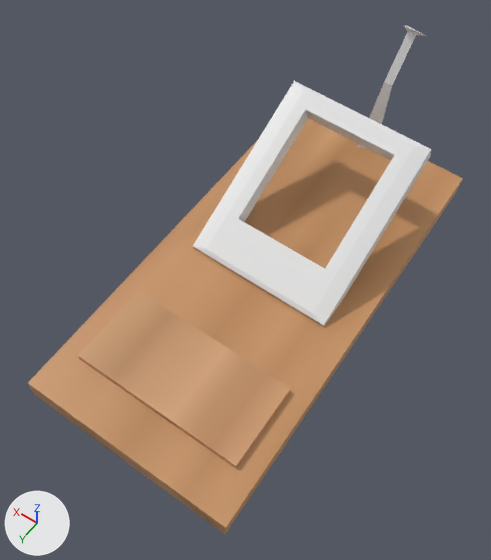
Renders of the Blender file TableWorld/Assets/Models/mousetrap.blend from each side of a commit.
Before and after are seen from a 50 mm camera at (-1.01, 1.59, 2.48) aimed at (0.02, 0.16, 0.23). The lights are fixed; the arrows at lower left show +X, +Y and +Z.

Names of what the first picture shows: 'mousetrap', 'trap'.
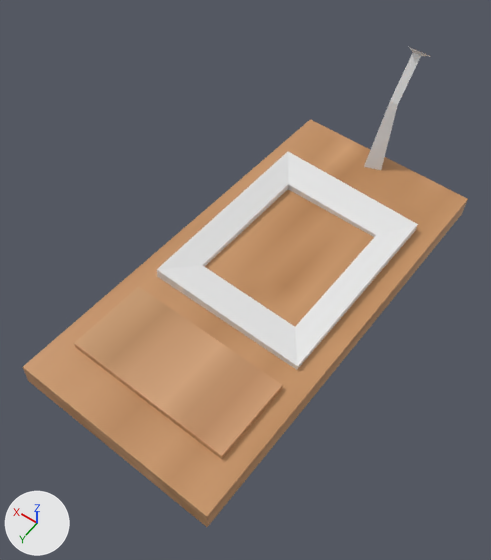
Pixel boxes [x1, y1, x2, y2] of what changed, in the pictures (491 x 560 px):
```json
{"object": "mousetrap", "change": "reshaped, moved, turned, rescaled", "before": [28, 26, 463, 534], "after": [23, 47, 468, 527]}
{"object": "trap", "change": "deleted", "before": [193, 81, 431, 325]}
{"object": "Cube", "change": "added", "after": [157, 152, 418, 370]}
```

Edits to the scene script, one JSON object a line:
```json
{"block": "me_cube_001", "where": "me_cube_001.from_pydata(...)  # 32 vertices, 29 faces; spans x -1.0..1.0, y -1.18..1.0, z -1.0..11.49"}
{"block": "me_cube_001", "where": "# used by ob_mousetrap; location = (0.0, 0.0, 0.103); rotation_euler = (-0.0554, -0.0969, 0.0248), in degrees (-3.2, -5.6, 1.4); scale = (0.472, 1.0, 0.0557)"}
{"block": "me_cube_001", "change": "me_cube_001 part 1: the whole mesh is multiplied about its middle by the matrix ((0.471, 0.002, 0.002), (-0.001, 1.0, -0.001), (-0.015, 0.017, 0.056)), then moved by (0.01, -0.01, -4.89)"}
{"op": "add", "block": "me_cube", "code": ["me_cube = bpy.data.meshes.new('Cube')", "me_cube.from_pydata([(-0.374, -0.892, -0.084), (-0.374, -0.892, 0.007), (-0.374, 0.08, -0.084), (-0.374, 0.08, 0.007), (0.374, -0.892, -0.084), (0.374, -0.892, 0.007), (0.374, 0.08, -0.084), (0.374, 0.08, 0.007), (-0.25, -0.732, -0.056), (-0.25, -0.732, -0.021), (-0.25, -0.08, -0.056), (-0.25, -0.08, -0.021), (0.25, -0.732, -0.056), (0.25, -0.732, -0.021), (0.25, -0.08, -0.056), (0.25, -0.08, -0.021)], [], [(0, 1, 3, 2), (2, 3, 7, 6), (6, 7, 5, 4), (4, 5, 1, 0), (5, 7, 15, 13), (4, 0, 8, 12), (2, 6, 14, 10), (3, 1, 9, 11), (1, 5, 13, 9), (0, 2, 10, 8), (6, 4, 12, 14), (7, 3, 11, 15), (12, 13, 15, 14), (8, 9, 13, 12), (14, 15, 11, 10), (10, 11, 9, 8)])", "me_cube.materials.append(mat_metal)  # its picture is missing"]}
{"op": "set", "path": "ob_mousetrap.scale", "old": "(0.472, 1.0, 0.0557)", "new": "(1.0, 1.0, 1.0)"}
{"op": "set", "path": "ob_mousetrap.location", "old": "(0.0, 0.0, 0.103)", "new": "(0.0, 0.0, 0.0)"}
{"op": "set", "path": "ob_mousetrap.rotation_euler", "old": "(-0.0554, -0.0969, 0.0248)", "new": "(0.00886, -0.0566, -0.0396)", "note": "degrees (-3.2, -5.6, 1.4) -> degrees (0.5, -3.2, -2.3)"}
{"op": "remove", "block": "ob_trap", "code": ["ob_trap = bpy.data.objects.new('trap', me_cube_002)", "ob_trap.parent = ob_mousetrap", "ob_trap.matrix_parent_inverse = Matrix(((2.121, 0.0, 0.0, 0.0), (0.0, 1.0, 0.0, 0.0), (0.0, 0.0, 17.97, 0.0), (0.0, 0.0, 0.0, 1.0)))", "ob_trap.location = (0.0, 0.0, 0.0826)", "ob_trap.rotation_euler = (-0.482, 0.0, 0.0)  # degrees (-28, 0, 0)", "ob_trap.scale = (0.339, 0.103, 0.0489)", "_m = ob_trap.modifiers.new('Mirror', 'MIRROR')", "_m.use_clip = True"]}
{"op": "add", "block": "ob_cube", "code": ["ob_cube = bpy.data.objects.new('Cube', me_cube)", "ob_cube.parent = ob_mousetrap", "ob_cube.location = (0.0, 0.248, 0.162)"]}
```
